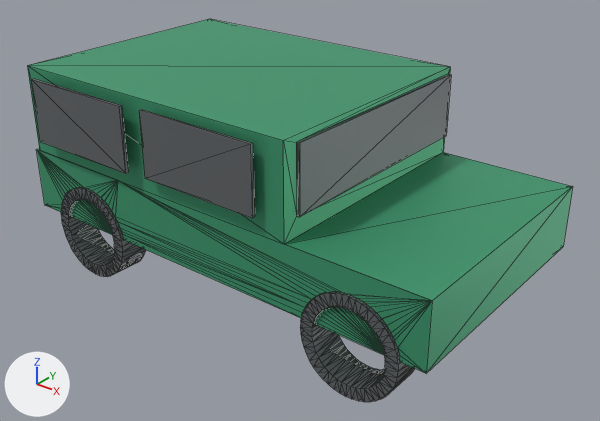
The glTF model web/coches/cocheVerdeCubo.glb as it was, and as the next commit left it.
Before and after are seen from a camera (50 mm lens) standing at (0.1514, -0.1879, 0.1366) and looking at (0.0068, -0.0072, 0.0246). Arrows for +X, +Y and +Z are at lower left; the lights stay in place. Mesh edges are drawn as thin lines. Where no turn or scale is listed for an object, it has been applied to the vertices. Vertices at the same position are counted once.

In view in the first picture: 'Mesh_Mesh_head_geo.001_lambert2SG.001'.
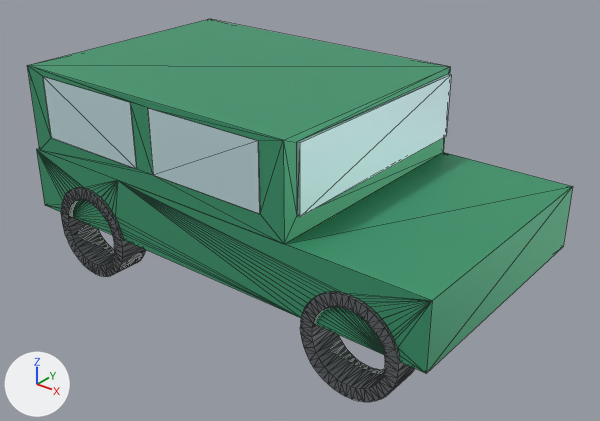
Location of each change, (x1, y1, x2, y2) in pixels of the pictures (600 x 421 px; the box of a moved part takes in the faces that stretch with it):
part 1 of me_mesh_0, deleted
    before: (31, 79, 128, 173)
part 2 of me_mesh_0, moved or reshaped
    before: (139, 110, 255, 218)
    after: (27, 66, 284, 244)
part 3 of me_mesh_0, recoloured
    both: (296, 74, 451, 217)

What changed in the scene script:
```text
Change me_mesh_0:
    used by ob_mesh_mesh_head_geo_001_lambert2sg_001; location = (0.0, 0.0, 0.0)
    remove me_mesh_0.from_pydata(...)  # 908 vertices, 1820 faces; spans x -0.072..0.075, y -0.049..0.036, z 0.0..0.065
    add me_mesh_0.from_pydata(...)  # 908 vertices, 1828 faces; spans x -0.072..0.075, y -0.046..0.036, z 0.0..0.065
    me_mesh_0 part 1: the loose piece of 8 vertices spanning x -0.063..-0.023, y -0.049..-0.048, z 0.043..0.063 is deleted
    me_mesh_0 part 2: 8 vertices removed from x -0.016..0.024, y -0.048..-0.047, z 0.043..0.063; 16 vertices added at x -0.063..0.024, y -0.045..-0.0449, z 0.043..0.063
    me_mesh_0 part 3: 38 kept faces spanning x -0.071..0.033, y -0.042..0.036, z 0.043..0.063 get new vertex colours
```
